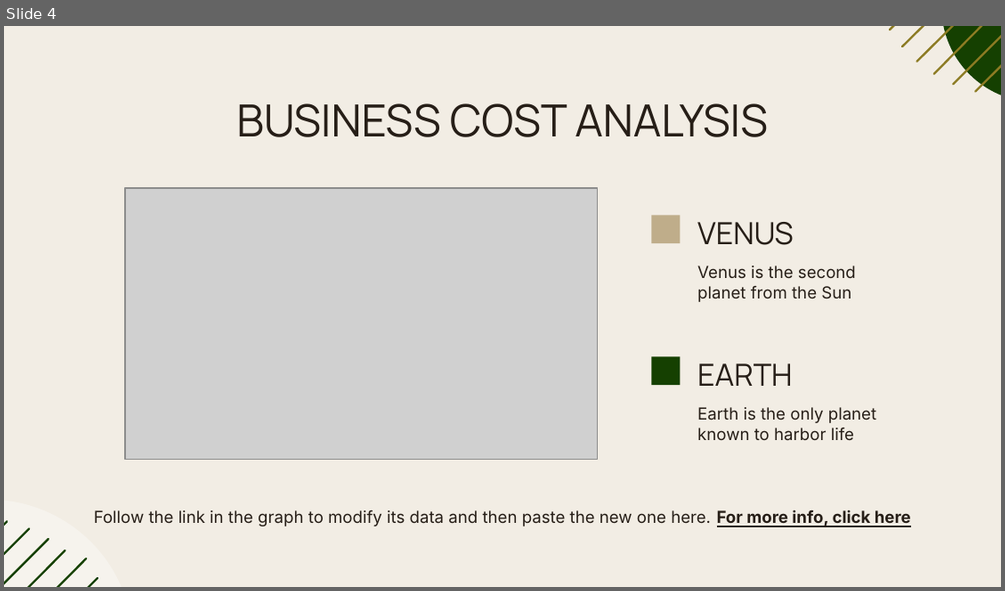
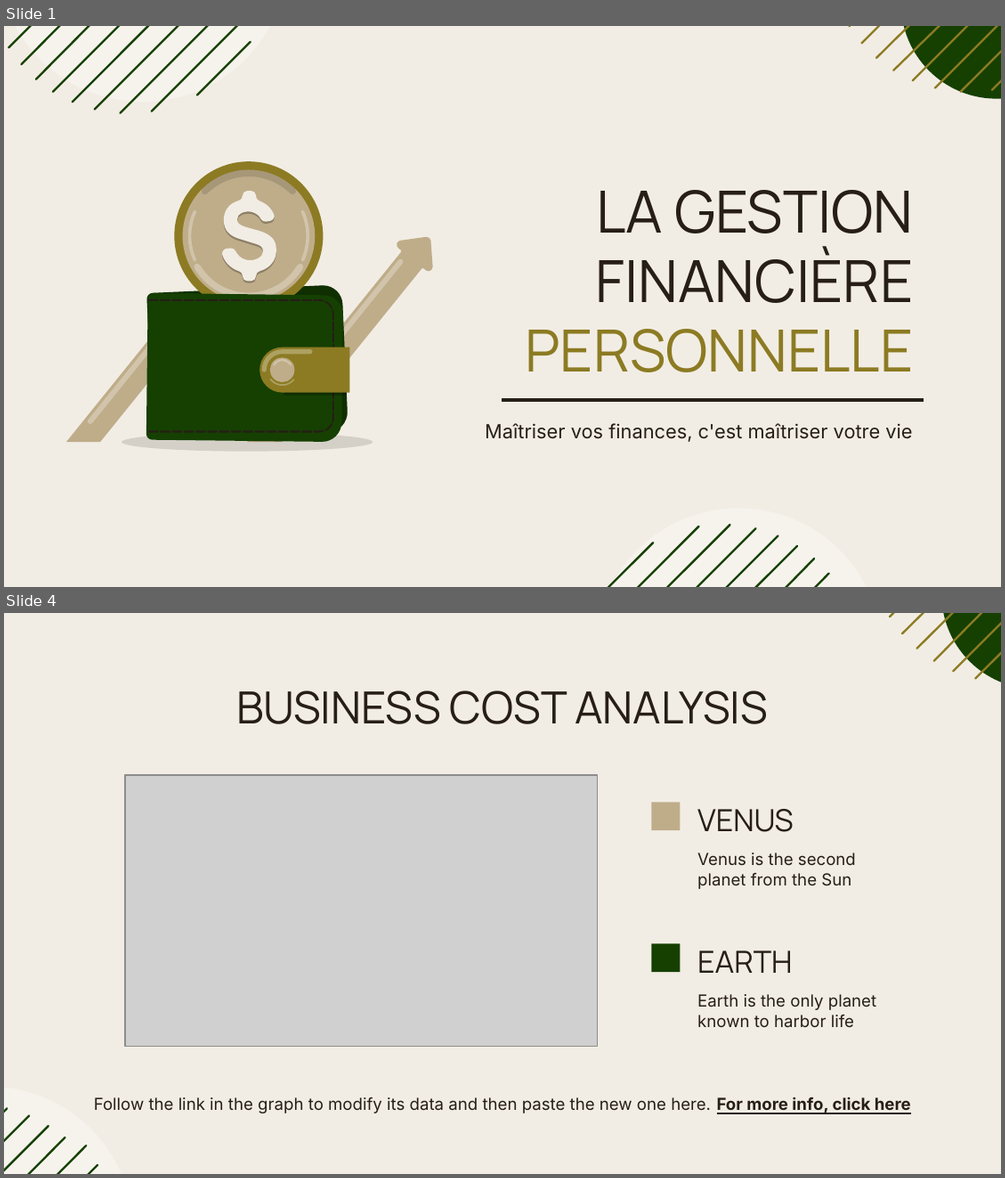
Before and after one commit to jaaysus/SoftSkillsPresentation, a slide deck: Business Cost Analysis Infographics.pptx. Shown one above the other, each under a label of ours: slide 4 before the commit, slides 1 and 4 after it; the slides between them are not shown. The pictures are 1005x591 and 1005x1178 pixels, drawn with LibreOffice and Linux fonts; fonts in the diff are those of the drawing; grey boxes stand for pictures. Boxes give left, top, right and bottom in pixels: in the first picture for what was removed or moved away, otherwise in the second. Text is boxed around its words. In the diff, an @@ line names an element or a change of style, - is before the commit and + after.

```diff
--- a/Business Cost Analysis Infographics.pptx
+++ b/Business Cost Analysis Infographics.pptx
@@ slide 1 added at [4, 26, 1001, 587], background #F2EDE4 @@
@@ ellipse added at [4, 26, 287, 102], fill #FFFFFF at 36% opacity @@
@@ group added at [4, 26, 1001, 587]: 26 freeform shapes @@
@@ ellipse added at [901, 26, 1001, 99], fill #154001 @@
@@ title added at [525, 190, 913, 372], 42 pt, text #261E17 @@
+LA GESTION FINANCIÈRE PERSONNELLE
@@ freeform shape added at [65, 236, 433, 442], fill #BFAD8A @@
@@ freeform shape added at [333, 259, 403, 344], fill #FFFFFF at 29% opacity @@
@@ freeform shape added at [88, 339, 157, 424], fill #FFFFFF at 29% opacity @@
@@ group added at [121, 161, 372, 451]: 22 freeform shapes @@
@@ subtitle added at [485, 423, 912, 442], 14 pt, text #261E17 @@
+Maîtriser vos finances, c'est maîtriser votre vie
@@ line added from (502, 400) to (923, 400), #261E17 2.25 pt @@
@@ ellipse added at [596, 507, 882, 587], fill #FFFFFF at 36% opacity @@
```
Also in this commit, not shown: 1 slide changed, 1 other slide added, 2 slides removed.
